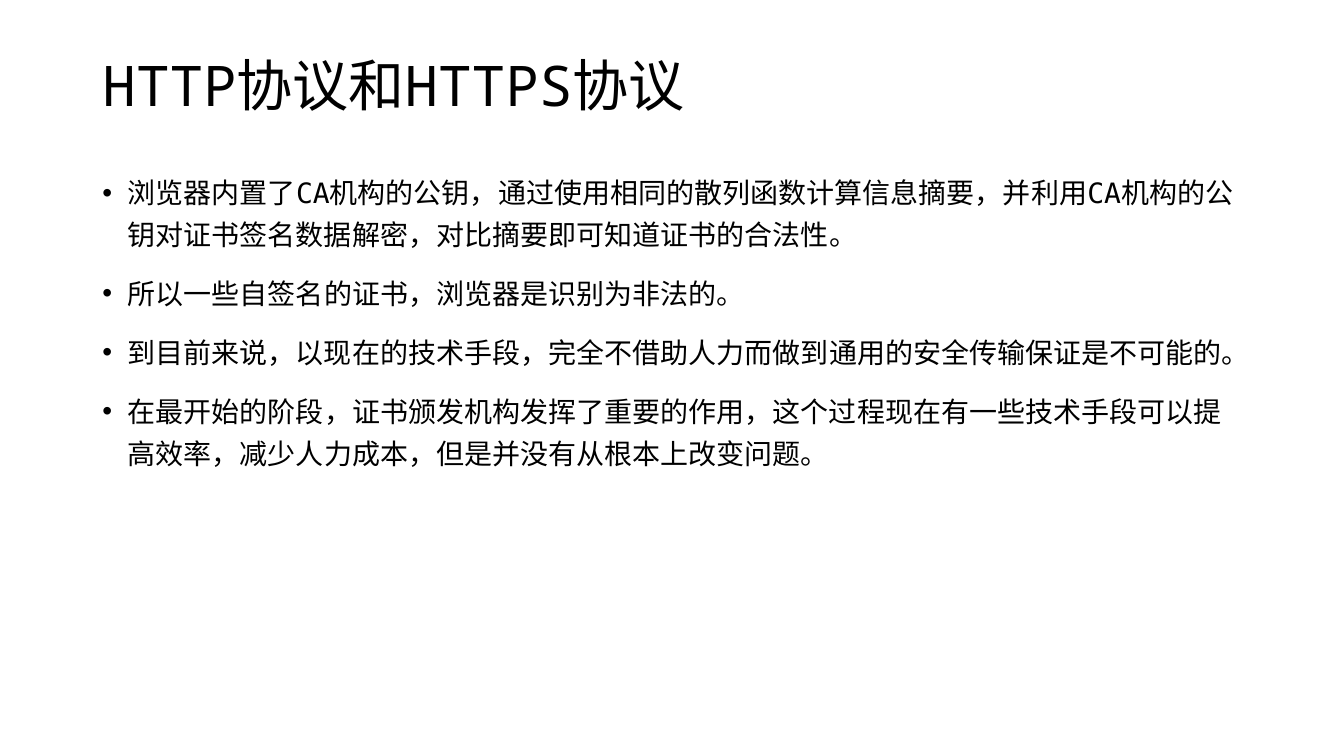
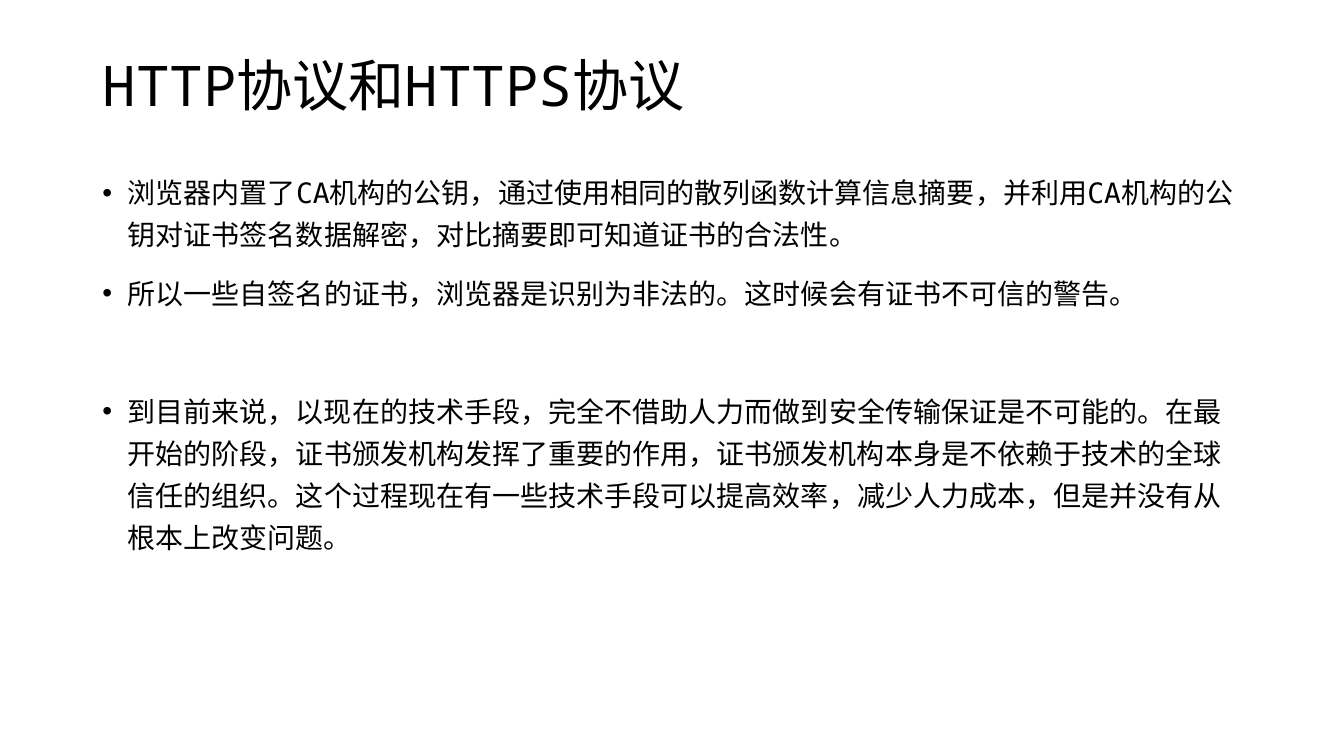
Before and after one commit to edu2act/course-wechat-and-miniprogram, a slide deck: slide 8 of materials/ch06/ch06-服务端和远程请求.pptx. Drawn at 1344x756 pixels with LibreOffice and Linux fonts; fonts in the diff are those of the drawing. Boxes give left, top, right and bottom in pixels: in the first picture for what was removed or moved away, otherwise in the second. Text is boxed around its words. In the diff, an @@ line names an element or a change of style, - is before the commit and + after.

```diff
--- a/materials/ch06/ch06-服务端和远程请求.pptx
+++ b/materials/ch06/ch06-服务端和远程请求.pptx
@@ text at box(128, 280, 1222, 551): text changed @@
-• 所以一些自签名的证书，浏览器是识别为非法的。
-• 到目前来说，以现在的技术手段，完全不借助人力而做到通用的安全传输保证是不可能的。
-• 在最开始的阶段，证书颁发机构发挥了重要的作用，这个过程现在有一些技术手段可以提高效率，减少人力成本，但是并没有从根本上改变问题。
+• 所以一些自签名的证书，浏览器是识别为非法的。这时候会有证书不可信的警告。
+• 到目前来说，以现在的技术手段，完全不借助人力而做到安全传输保证是不可能的。在最开始的阶段，证书颁发机构发挥了重要的作用，证书颁发机构本身是不依赖于技术的全球信任的组织。这个过程现在有一些技术手段可以提高效率，减少人力成本，但是并没有从根本上改变问题。
```
Also in this commit, not shown: 8 other slides changed, 1 slide added, 1 slide removed, 17 other files.
